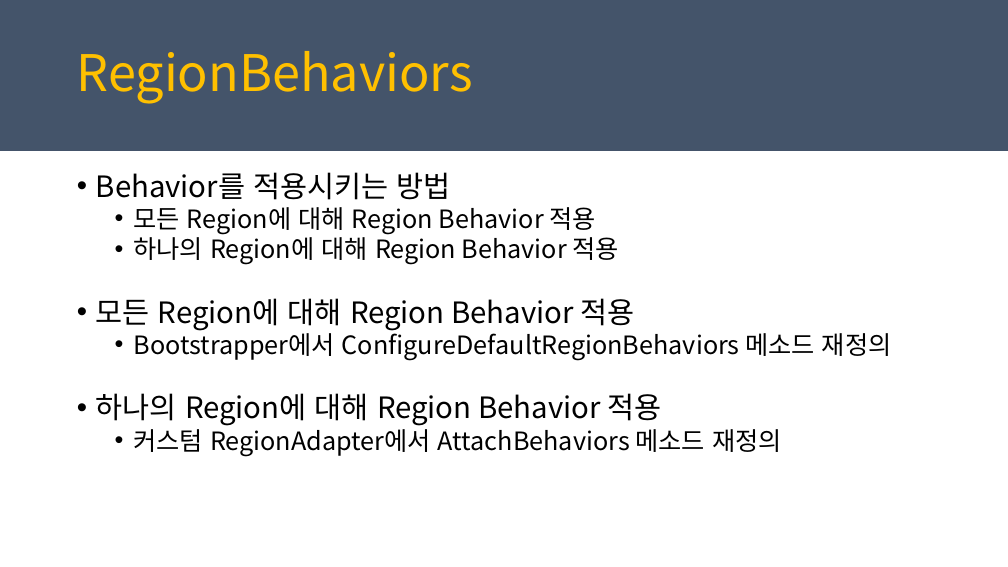
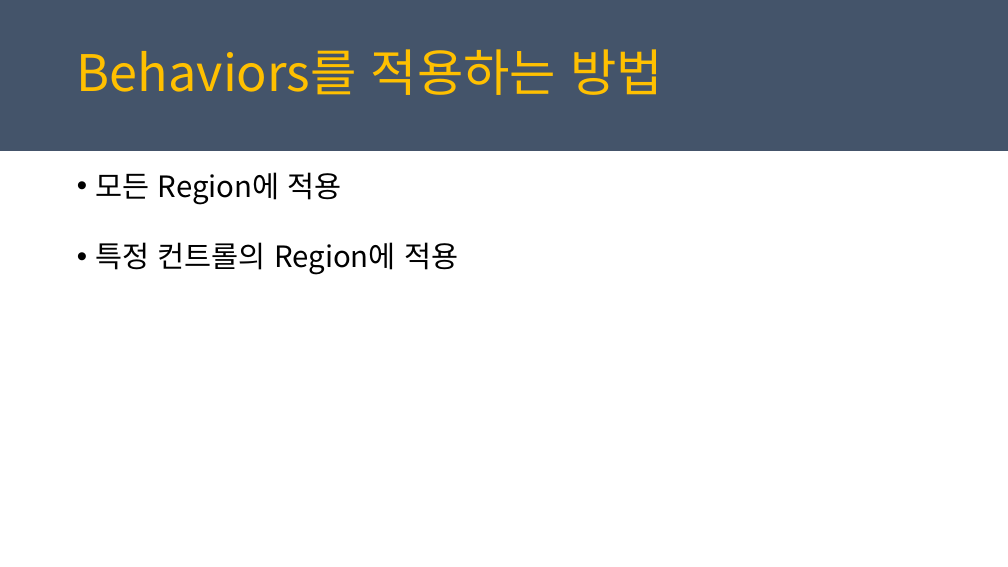
Before and after one commit to juniair/Summary-PPT, a slide deck: slide 21 of PRISM_경준.pptx. Drawn at 1008x567 pixels with LibreOffice and Linux fonts; fonts in the diff are those of the drawing. Boxes give left, top, right and bottom in pixels: in the first picture for what was removed or moved away, otherwise in the second. Text is boxed around its words. In the diff, an @@ line names an element or a change of style, - is before the commit and + after.

```diff
--- a/PRISM_경준.pptx
+++ b/PRISM_경준.pptx
@@ text at (77,49,663,95): text changed @@
-RegionBehaviors
+Behaviors를 적용하는 방법
@@ text at (96,172,458,275): text changed; size 24 to 28 pt @@
-• Behavior를 적용시키는 방법
-  • 모든 Region에 대해 Region Behavior 적용
-  • 하나의 Region에 대해 Region Behavior 적용
-• 모든 Region에 대해 Region Behavior 적용
-  • Bootstrapper에서 ConfigureDefaultRegionBehaviors 메소드 재정의
-• 하나의 Region에 대해 Region Behavior 적용
-  • 커스텀 RegionAdapter에서 AttachBehaviors 메소드 재정의
+• 모든 Region에 적용
+• 특정 컨트롤의 Region에 적용
```
Also in this commit, not shown: 7 other slides changed, 3 slides added, 3 slides removed, 3 other files.
